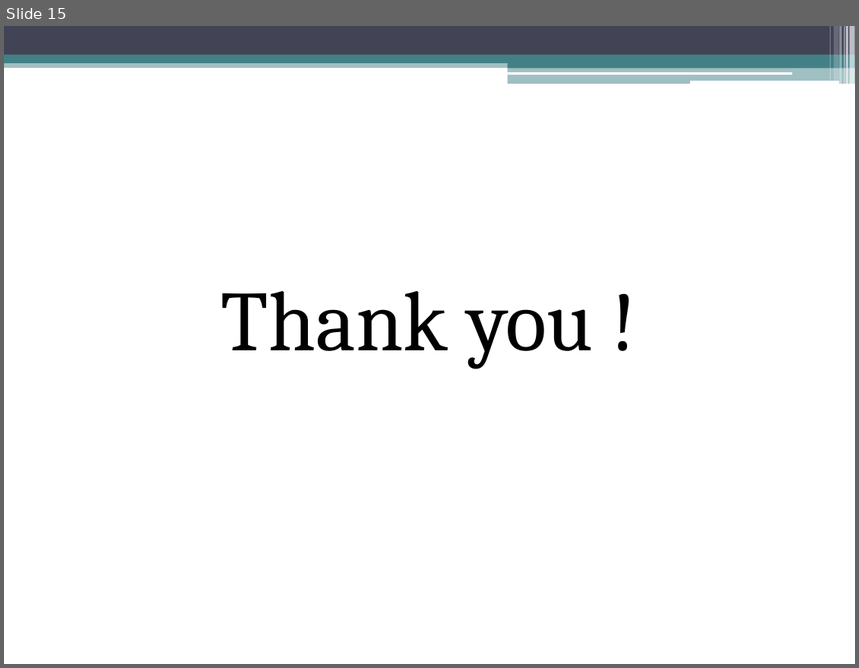
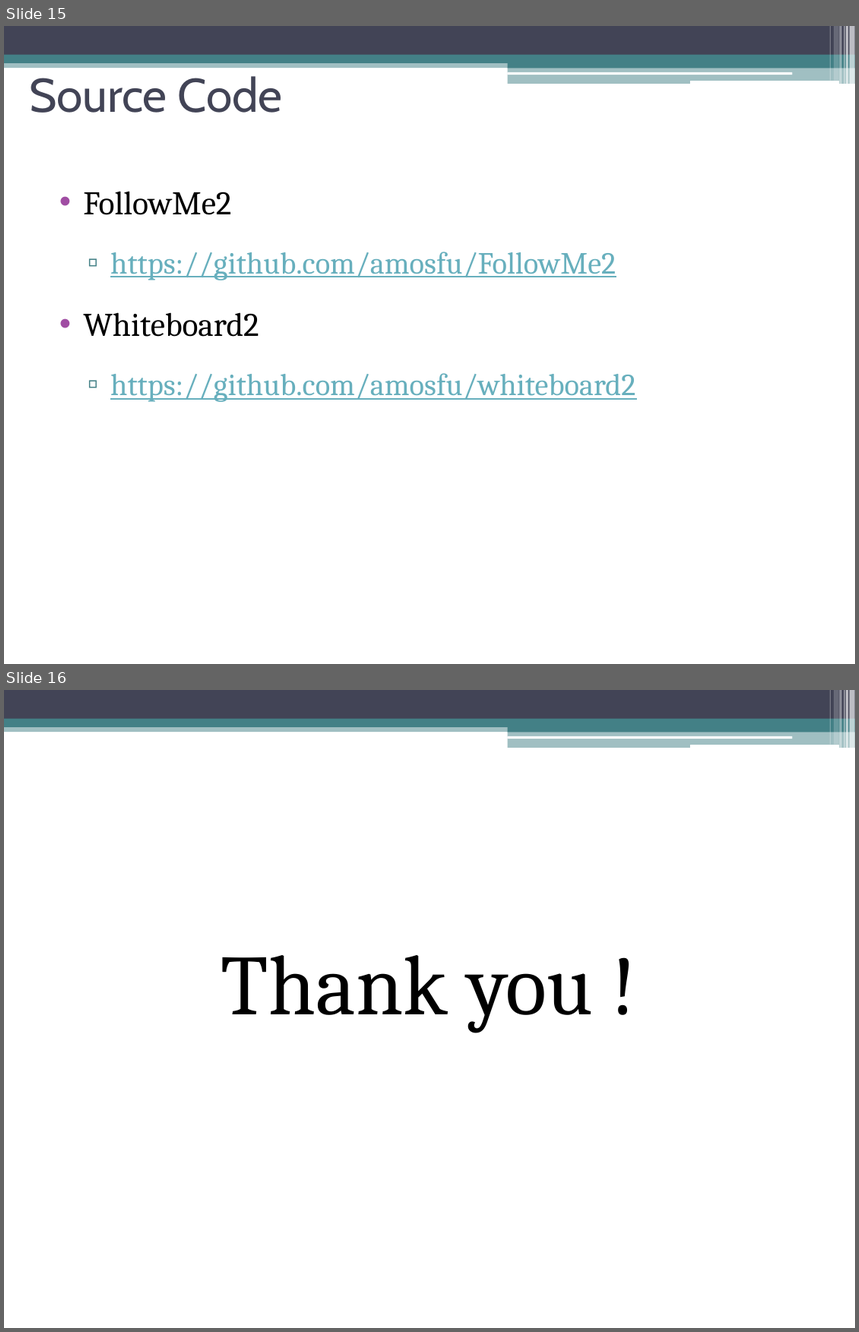
Before and after one commit to amosfu/FollowMe2, a slide deck: FollowMe2.pptx. Shown one above the other, each under a label of ours: slide 15 before the commit, slides 15 and 16 after it. The pictures are 859x668 and 859x1332 pixels, drawn with LibreOffice and Linux fonts; fonts in the diff are those of the drawing. Boxes give left, top, right and bottom in pixels: in the first picture for what was removed or moved away, otherwise in the second. Text is boxed around its words. In the diff, an @@ line names an element or a change of style, - is before the commit and + after.

```diff
--- a/FollowMe2.pptx
+++ b/FollowMe2.pptx
@@ slide 15 added at (4, 26, 855, 664), background #FFFFFF; not listed: 13 template elements that a slide beside it also shows @@
@@ title added at (29, 76, 283, 113), 40 pt, text #424456 @@
+Source Code
@@ text added at (83, 191, 636, 402), 26 pt, text #67AFBD, underline @@
+• FollowMe2
+  ▫ https://github.com/amosfu/FollowMe2
+• Whiteboard2
+  ▫ https://github.com/amosfu/whiteboard2
@@ what was slide 15 is now slide 16 @@
```
Also in this commit, not shown: 8 slides changed, 2 other slides added, 2 slides removed.
